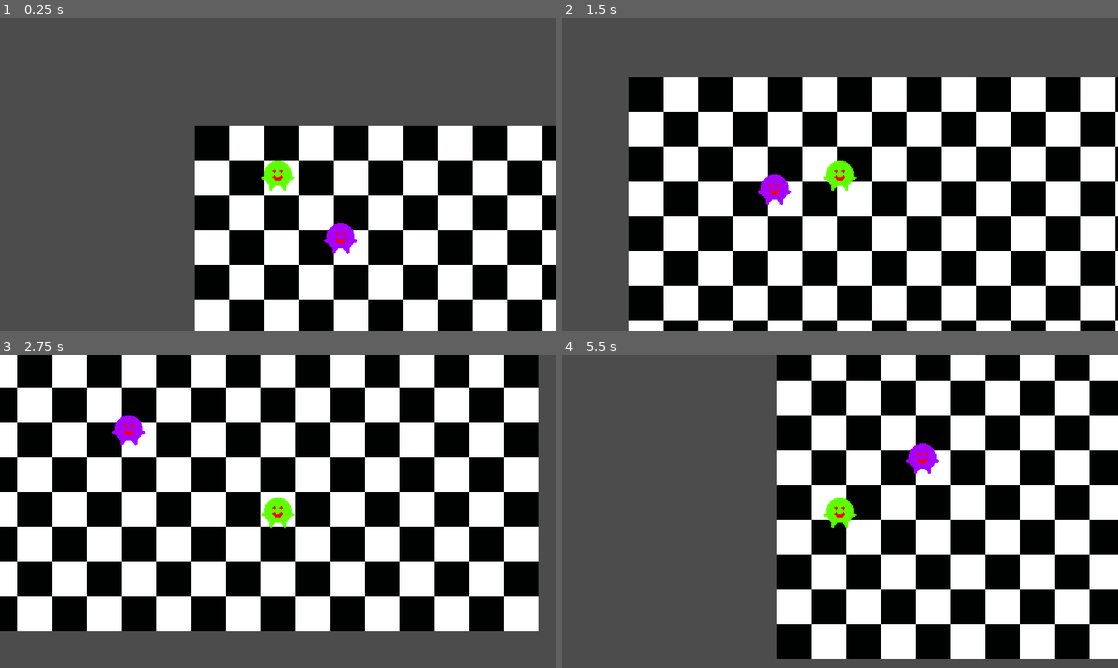
Above: before the commit, frames 1-4 (two rows, left to right).
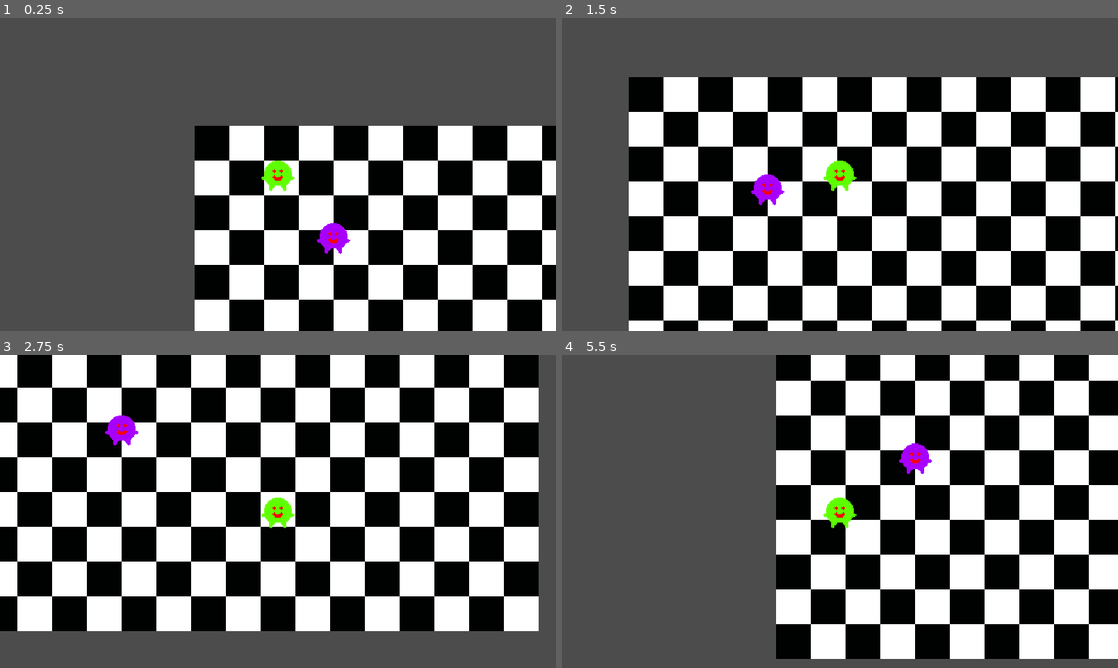
Above: after the commit, the same moments.

Repository: dazzlemon/bizzare
Game: Godot game, scene res://levels/Level.tscn
Same seed, same stepped clock (60 frames per second), same inputs: the game is played once before the commit and once after it.
Inputs (mouse positions are in pixels of both pictures, inside the frame that each line leads up to):
- Up to frame 1 (0.25 s): no input
- Up to frame 2 (1.5 s): tap Enter at 0.5 s; move the mouse to (962, 158) at 0.52 s; press the mouse at (962, 158) at 0.53 s; hold Right (ui_right) 0.53-1.28 s; move the mouse to (728, 190) at 1.27 s; release the mouse at (728, 190) at 1.28 s; hold Down (ui_down) from 1.28 s (still down); click (728, 190) at 1.35 s
- Up to frame 3 (2.75 s): move the mouse to (333, 442) at 2.02 s; release Down (ui_down) at 2.03 s; press the mouse at (333, 442) at 2.03 s; hold Right (ui_right) from 2.03 s (still down)
- Up to frame 4 (5.5 s): move the mouse to (812, 574) at 2.77 s; release Right (ui_right) at 2.78 s; release the mouse at (812, 574) at 2.78 s; hold Up (ui_up) 2.78-3.53 s; click (812, 574) at 2.85 s; move the mouse to (1006, 558) at 3.52 s; press the mouse at (1006, 558) at 3.53 s; hold Left (ui_left) 3.53-5.03 s; move the mouse to (673, 464) at 4.27 s; release the mouse at (673, 464) at 4.28 s; click (673, 464) at 4.35 s; tap Space at 5 s; move the mouse to (867, 511) at 5.02 s; press the mouse at (867, 511) at 5.03 s; hold Down (ui_down) from 5.03 s (still down)

The runs differ from the first frame. In frame 1, 0.3% of the frame differs, in the area x 57-65%, y 65-76%; in frame 2, 0.3%; in frame 3, 0.3%; in frame 4, 1.5%, in the area x 38-95%, y 0-98%.

Commit message:
fixed attack for new player

Diff:
--- a/production/bizzare_proj/characters/base_character.tscn
+++ b/production/bizzare_proj/characters/base_character.tscn
@@ -1,6 +1,7 @@
-[gd_scene load_steps=2 format=2]
+[gd_scene load_steps=3 format=2]
 
 [ext_resource path="res://characters/base_character.gd" type="Script" id=1]
+[ext_resource path="res://etc/MeleeAttack.tscn" type="PackedScene" id=2]
 
 [node name="base_character" type="KinematicBody2D"]
 script = ExtResource( 1 )
@@ -22,14 +23,14 @@
 "_edit_use_anchors_": false
 }
 
-[node name="attack" type="Position2D" parent="."]
-
-[node name="Area2D" type="Area2D" parent="attack"]
-
-[node name="CollisionShape2D" type="CollisionShape2D" parent="attack/Area2D"]
-
 [node name="hurtbox" type="Area2D" parent="."]
 
 [node name="CollisionShape2D" type="CollisionShape2D" parent="hurtbox"]
 
 [node name="stats" type="Node" parent="."]
+
+[node name="MeleeAttack" parent="." instance=ExtResource( 2 )]
+
+[editable path="MeleeAttack"]
+
+[editable path="MeleeAttack/swordhitbox"]
--- /dev/null
+++ b/production/bizzare_proj/characters/damage.gd
@@ -0,0 +1,3 @@
+extends Area2D
+
+export var damage = 1
--- a/production/bizzare_proj/characters/playable_characters/player1/player1.tscn
+++ b/production/bizzare_proj/characters/playable_characters/player1/player1.tscn
@@ -1,17 +1,16 @@
-[gd_scene load_steps=7 format=2]
+[gd_scene load_steps=6 format=2]
 
 [ext_resource path="res://characters/playable_characters/playable_character.tscn" type="PackedScene" id=1]
 [ext_resource path="res://textures/Chilopups.png" type="Texture" id=2]
-[ext_resource path="res://characters/attack.gd" type="Script" id=3]
 
 [sub_resource type="RectangleShape2D" id=1]
 extents = Vector2( 24, 8 )
 
-[sub_resource type="CircleShape2D" id=2]
-radius = 8.0
-
 [sub_resource type="CircleShape2D" id=3]
 radius = 16.0
+
+[sub_resource type="CircleShape2D" id=4]
+radius = 7.0
 
 [node name="player1" instance=ExtResource( 1 )]
 
@@ -22,15 +21,16 @@
 position = Vector2( 0, 8 )
 shape = SubResource( 1 )
 
-[node name="attack" parent="." index="5"]
-script = ExtResource( 3 )
-
-[node name="CollisionShape2D" parent="attack/Area2D" index="0"]
-position = Vector2( 24, 0 )
-shape = SubResource( 2 )
-
 [node name="CollisionShape2D" parent="hurtbox" index="0"]
 shape = SubResource( 3 )
 
+[node name="CollisionShape2D" parent="MeleeAttack/swordhitbox" index="0"]
+position = Vector2( 22, 0 )
+shape = SubResource( 4 )
+
 [node name="Camera2D" parent="." index="8"]
 rotation = 0.523598
+
+[editable path="MeleeAttack"]
+
+[editable path="MeleeAttack/swordhitbox"]
--- a/production/bizzare_proj/etc/MeleeAttack.gd
+++ b/production/bizzare_proj/etc/MeleeAttack.gd
@@ -17,7 +17,7 @@
 func _process(delta):
 	if attack_wait_for_next_sec > 0:
 		attack_wait_for_next_sec -= delta
-	if get_node("../Control").attack_pressed() and attack_wait_for_next_sec <= 0:
+	if get_node("../control").attack_pressed() and attack_wait_for_next_sec <= 0:
 		attack_active = true
 		attack_active_timeleft_sec = ATTACK_DURATION_SEC
 		attack_wait_for_next_sec = ATTACK_INTERVAL + ATTACK_DURATION_SEC
--- a/production/bizzare_proj/levels/Level.tscn
+++ b/production/bizzare_proj/levels/Level.tscn
@@ -1,8 +1,7 @@
-[gd_scene load_steps=5 format=2]
+[gd_scene load_steps=4 format=2]
 
 [ext_resource path="res://characters/playable_characters/player1/player1.tscn" type="PackedScene" id=1]
 [ext_resource path="res://textures/background_checkerboard_test360p.png" type="Texture" id=2]
-[ext_resource path="res://characters/base_character.gd" type="Script" id=3]
 [ext_resource path="res://players/npc/enemy.tscn" type="PackedScene" id=4]
 
 [node name="Level" type="Node2D"]
@@ -16,9 +15,8 @@
 [node name="CollisionPolygon2D" type="CollisionPolygon2D" parent="StaticBody2D"]
 polygon = PoolVector2Array( 40, 48, 40, 200, 208, 312, 264, 224, 376, 256, 344, 168, 272, 96, 264, 48, 144, 32, 168, 16, 312, 32, 352, 96, 408, 304, 168, 344, -8, 240 )
 
-[node name="old_enemy" parent="." instance=ExtResource( 4 )]
-position = Vector2( 168, 128 )
-
 [node name="player1" parent="." instance=ExtResource( 1 )]
 position = Vector2( 96, 56 )
-script = ExtResource( 3 )
+
+[node name="enemy" parent="." instance=ExtResource( 4 )]
+position = Vector2( 160, 128 )
